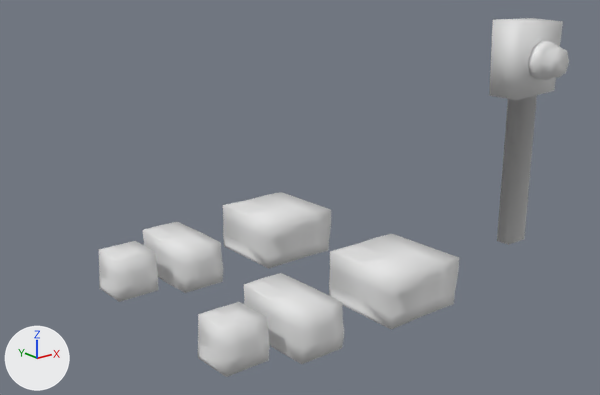
An edit to the Blender file Assets/Models/warehouse.blend, drawn before and after from the same camera.
One viewpoint serves both versions: a camera (50 mm lens) standing at (-5.63, -8.47, 5.11) and looking at (3.16, 2.52, 0.72). Lighting does not change. The marker at lower left points along +X, +Y and +Z. The same objects are shown in both versions, whatever each file hides.
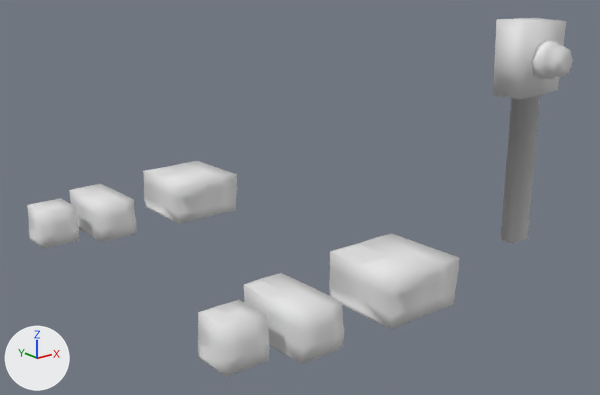
What differs and where, as boxes (x1, y1, x2, y2) in the pictures (600 x 395 px):
```json
{"object": "box3.001", "change": "moved", "before": [223, 192, 331, 269], "after": [143, 161, 237, 224]}
{"object": "button", "change": "moved", "before": [489, 18, 569, 245], "after": [493, 18, 573, 243]}
{"object": "box2.001", "change": "moved", "before": [143, 222, 224, 293], "after": [69, 184, 136, 242]}
{"object": "box1.001", "change": "moved", "before": [99, 241, 158, 302], "after": [27, 198, 79, 249]}
```

The change, as JSON lines over the scene's bpy script:
```json
{"op": "set", "path": "ob_box1_001.location", "old": "(0.0, 3.0, 0.0)", "new": "(0.0, 6.0, 0.0)"}
{"op": "set", "path": "ob_box2_001.location", "old": "(1.0, 3.0, 0.0)", "new": "(1.0, 6.0, 0.0)"}
{"op": "set", "path": "ob_box3_001.location", "old": "(3.0, 3.0, 0.0)", "new": "(3.0, 6.0, 0.0)"}
{"op": "set", "path": "ob_button.location", "old": "(5.91, 0.0, 0.0)", "new": "(6.0, 0.0, 0.0)"}
```
